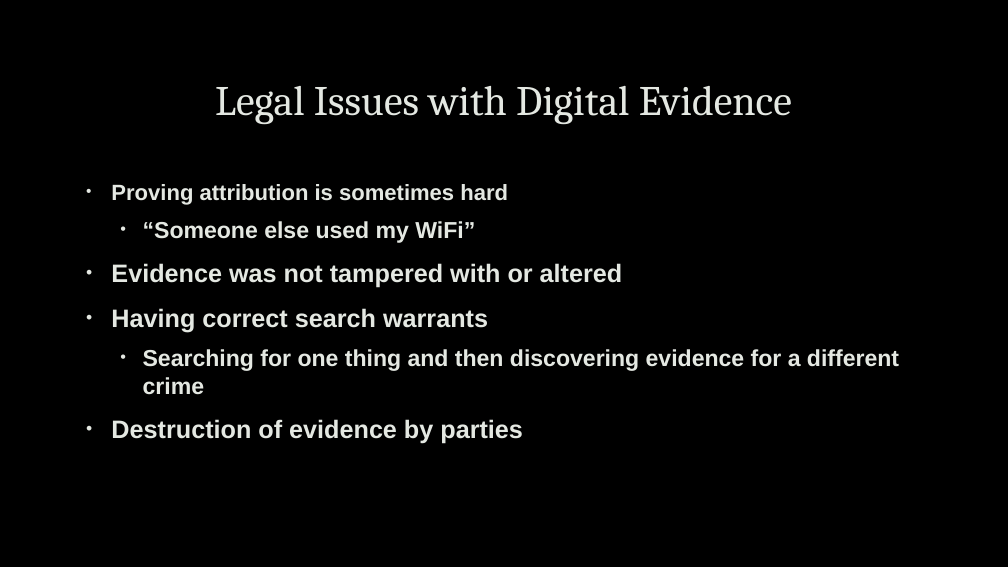
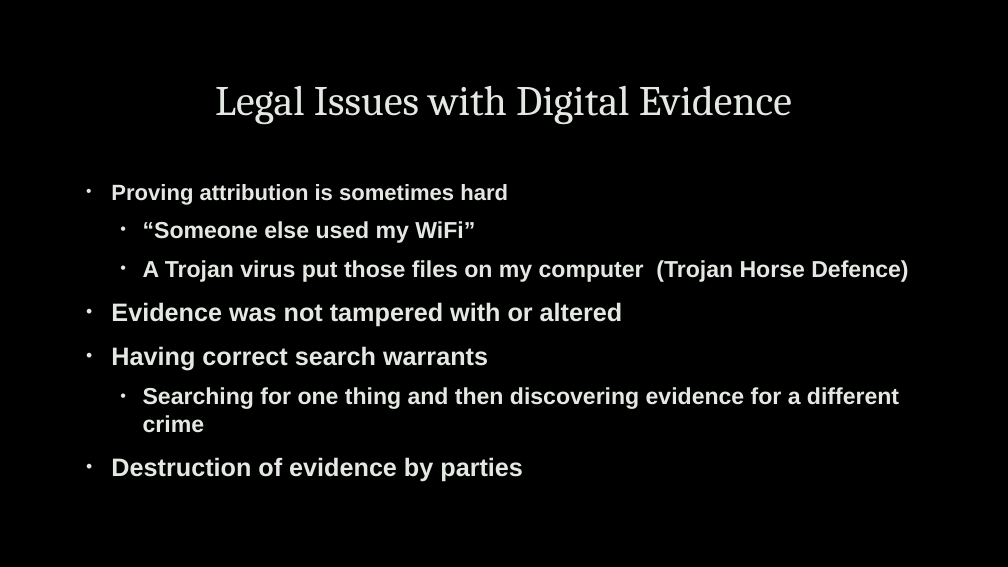
Before and after one commit to uwacyber/cits1003, a slide deck: slide 9 of cits1003-lecture_slides/CITS1003-8 Forensics.pptx. Drawn at 1008x567 pixels with LibreOffice and Linux fonts; fonts in the diff are those of the drawing; background and template pictures are left out. Boxes give left, top, right and bottom in pixels: in the first picture for what was removed or moved away, otherwise in the second. Text is boxed around its words. In the diff, an @@ line names an element or a change of style, - is before the commit and + after.

```diff
--- a/cits1003-lecture_slides/CITS1003-8 Forensics.pptx
+++ b/cits1003-lecture_slides/CITS1003-8 Forensics.pptx
@@ text at <box>143,260,908,282</box>: paragraph added @@
+  • A Trojan virus put those files on my computer (Trojan Horse Defence)
```
Also in this commit, not shown: 3 other files.
